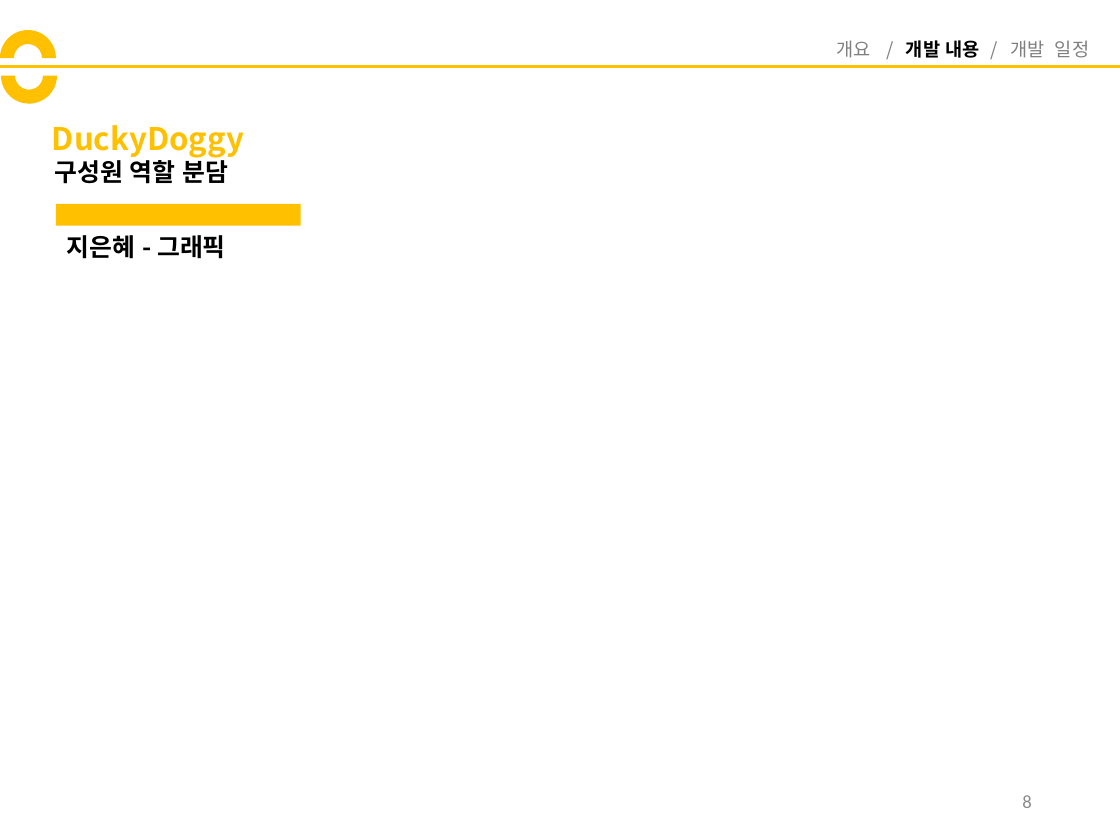
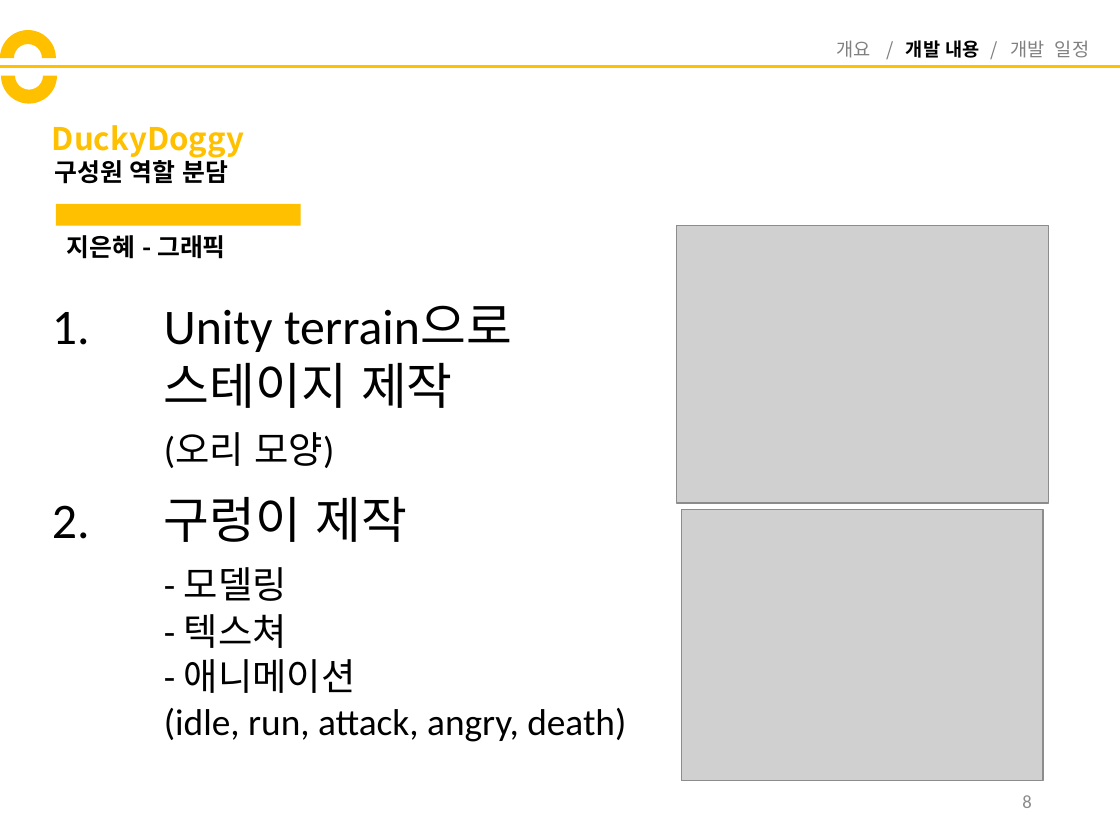
Before and after one commit to codnsj81/HuffAndPuff, a slide deck: slide 8 of 기획 문서/DuckyDoggy_중간발표.pptx. Drawn at 1120x840 pixels with LibreOffice and Linux fonts; fonts in the diff are those of the drawing; grey boxes stand for pictures. Boxes give left, top, right and bottom in pixels: in the first picture for what was removed or moved away, otherwise in the second. Text is boxed around its words. In the diff, an @@ line names an element or a change of style, - is before the commit and + after.

```diff
--- a/기획 문서/DuckyDoggy_중간발표.pptx
+++ b/기획 문서/DuckyDoggy_중간발표.pptx
@@ picture added at [676,225,1048,503] @@
@@ text added at [52,305,626,742], 24 pt, text #000000 @@
+1. Unity terrain으로
+스테이지 제작
+(오리 모양)
+2. 구렁이 제작
+- 모델링
+- 텍스쳐
+- 애니메이션
+(idle, run, attack, angry, death)
@@ picture added at [682,510,1043,781] @@
```
Also in this commit, not shown: 2 other slides changed, 2 slides added.
